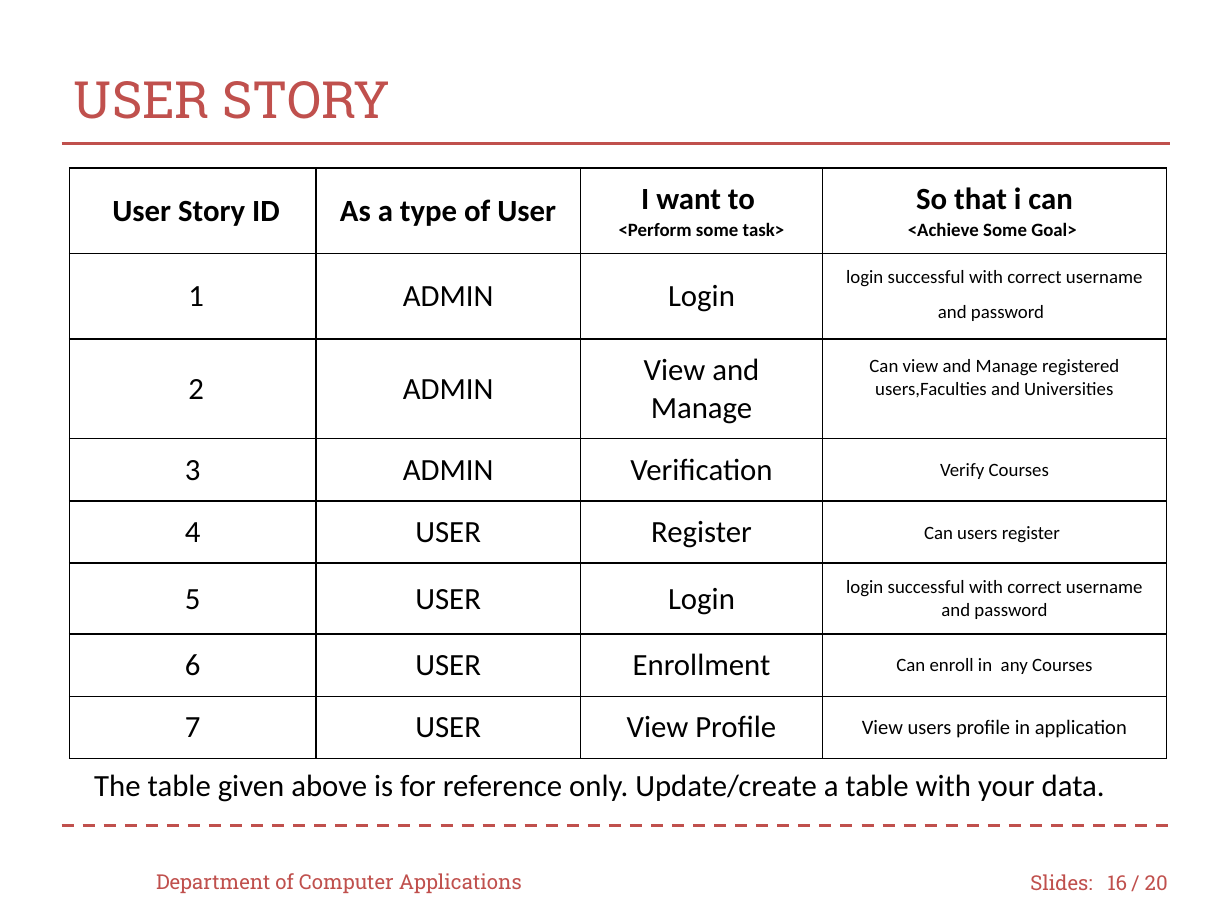
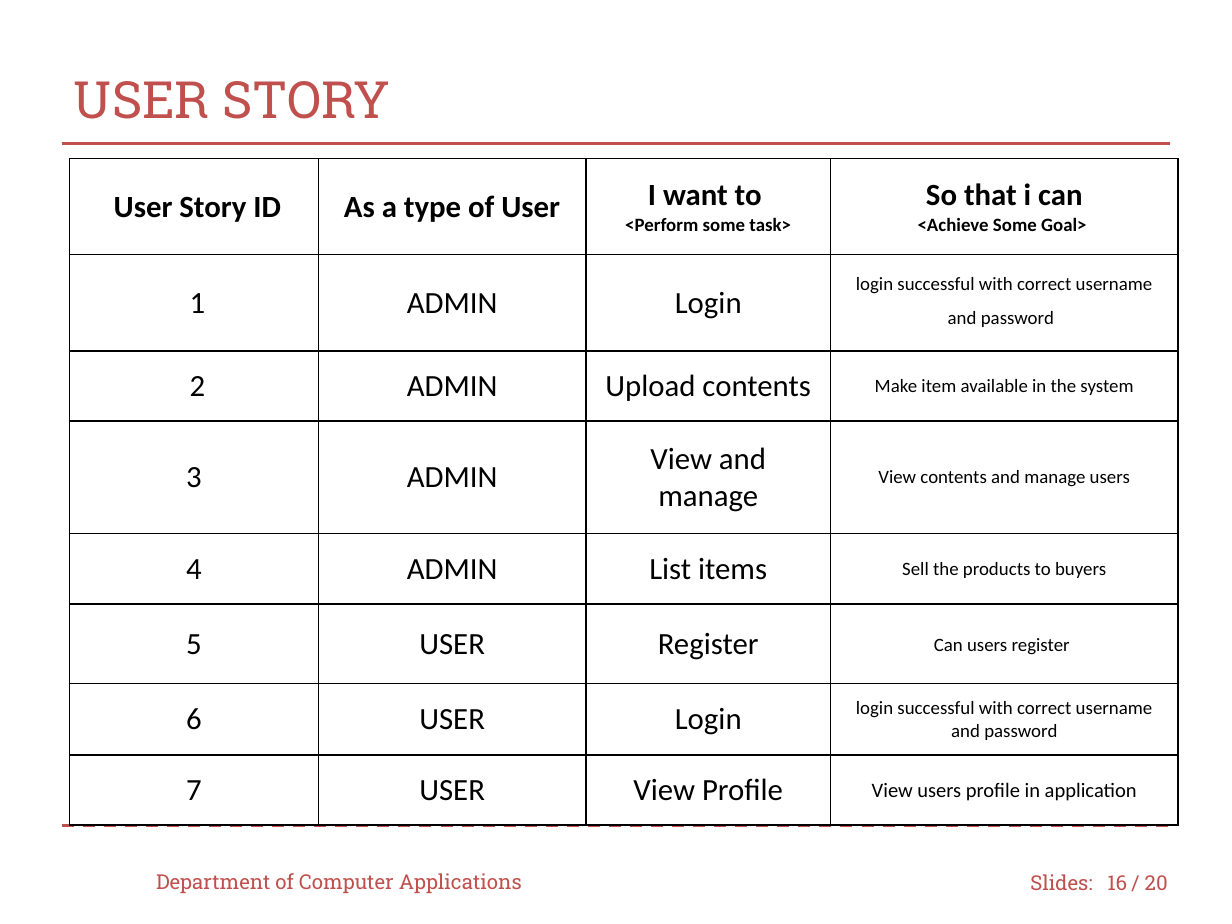
Before and after one commit to Saran-sk52/Mini-Project, a slide deck: slide 16 of 49_MP_presentation.pptx. Drawn at 1232x924 pixels with LibreOffice and Linux fonts; fonts in the diff are those of the drawing; background and template pictures are left out. Boxes give left, top, right and bottom in pixels: in the first picture for what was removed or moved away, otherwise in the second. Text is boxed around its words. In the diff, an @@ line names an element or a change of style, - is before the commit and + after.

```diff
--- a/49_MP_presentation.pptx
+++ b/49_MP_presentation.pptx
@@ table at [69,159,1178,825] @@
-row 3, column 3: View and Manage
+row 3, column 3: Upload contents
-row 3, column 4: Can view and Manage registered users,Faculties and Universities
+row 3, column 4: Make item available in the system
-row 4, column 3: Verification
+row 4, column 3: View and manage
-row 4, column 4: Verify Courses
+row 4, column 4: View contents and manage users
-row 5: 4 | USER | Register | Can users register
+row 5: 4 | ADMIN | List items | Sell the products to buyers
-row 6, column 3: Login
+row 6, column 3: Register
-row 6, column 4: login successful with correct username and password
+row 6, column 4: Can users register
-row 7, column 3: Enrollment
+row 7, column 3: Login
-row 7, column 4: Can enroll in any Courses
+row 7, column 4: login successful with correct username and password
@@ table: place and size @@
-table at [69,168,1167,752]
+table at [69,159,1178,825]
@@ text removed at [94,774,1105,802] @@
-The table given above is for reference only. Update/create a table with your data.
```
Also in this commit, not shown: 18 other slides changed, 1 slide added, 1 slide removed.
